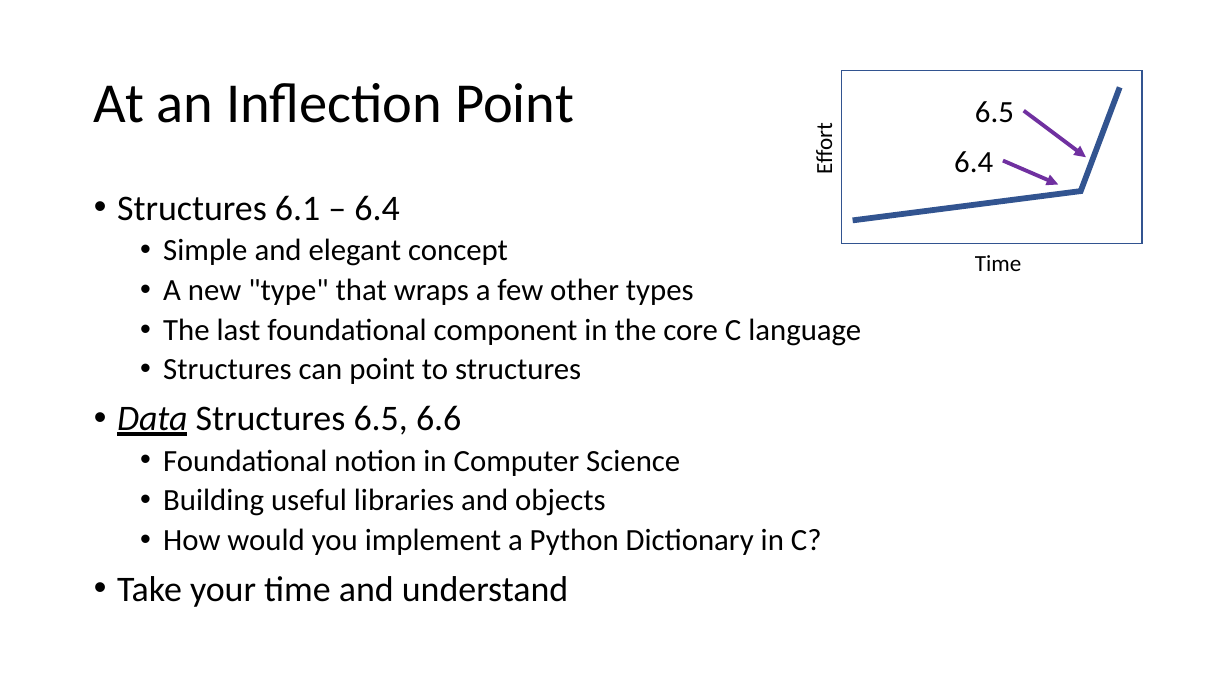
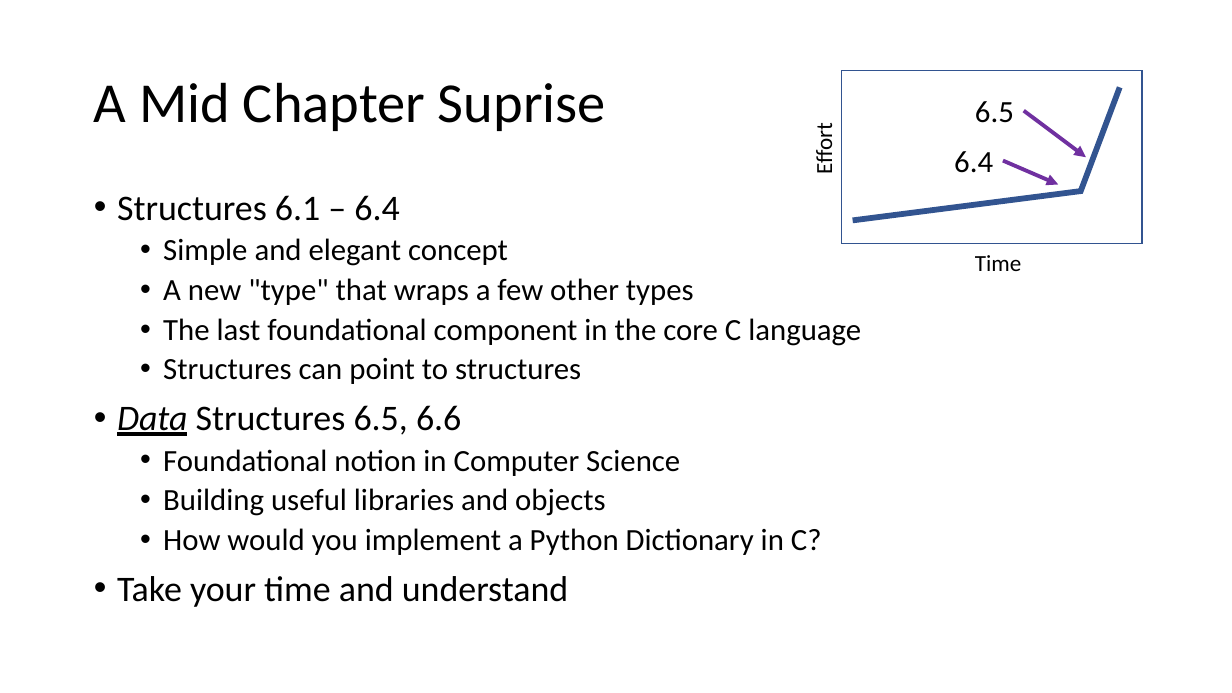
Before and after one commit to csev/cc4e, a slide deck: slide 2 of lectures/KR-6.pptx. Drawn at 1232x693 pixels with LibreOffice and Linux fonts; fonts in the diff are those of the drawing. Boxes give left, top, right and bottom in pixels: in the first picture for what was removed or moved away, otherwise in the second. Text is boxed around its words. In the diff, an @@ line names an element or a change of style, - is before the commit and + after.

```diff
--- a/lectures/KR-6.pptx
+++ b/lectures/KR-6.pptx
@@ title at (94, 82, 606, 131): text changed @@
-At an Inflection Point
+A Mid Chapter Suprise
```
Also in this commit, not shown: 1 other slide changed, 1 other file.
